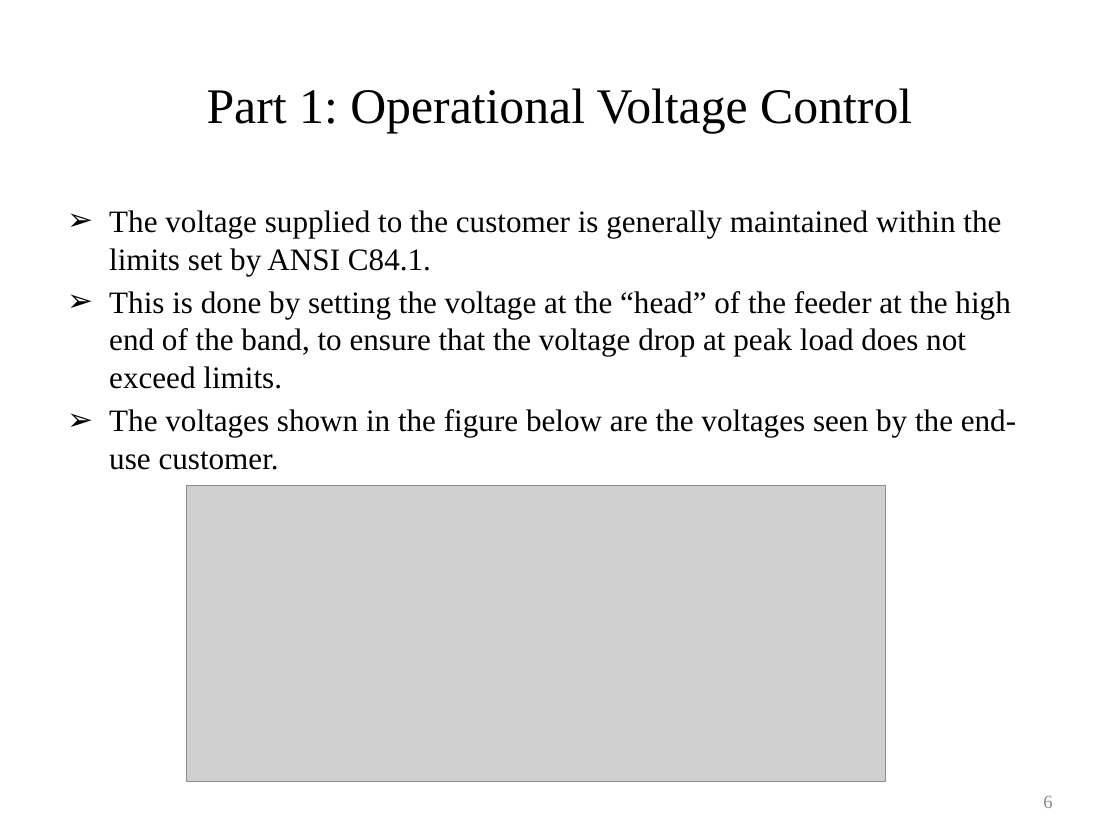
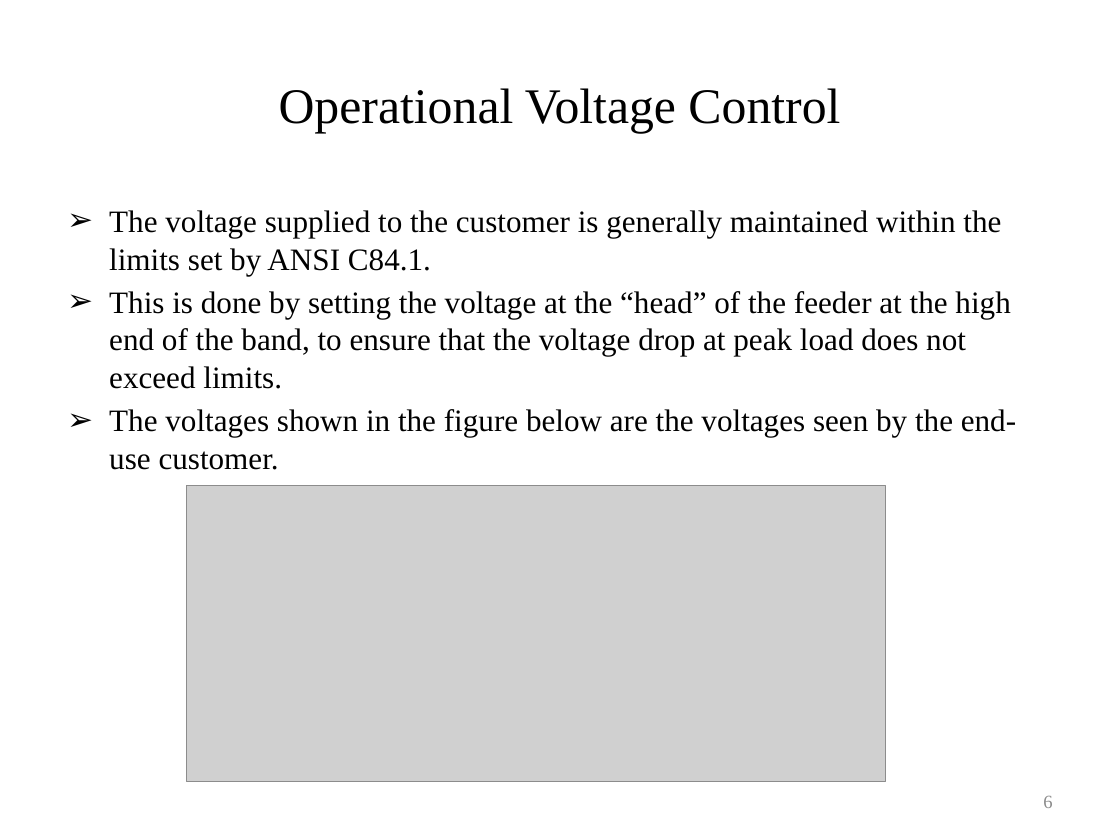
Before and after one commit to gridlab-d/course, a slide deck: slide 6 of University of Washington Class/Module 4 - Voltage control devices.pptx. Drawn at 1120x840 pixels with LibreOffice and Linux fonts; fonts in the diff are those of the drawing; grey boxes stand for pictures. Boxes give left, top, right and bottom in pixels: in the first picture for what was removed or moved away, otherwise in the second. Text is boxed around its words. In the diff, an @@ line names an element or a change of style, - is before the commit and + after.

```diff
--- a/University of Washington Class/Module 4 - Voltage control devices.pptx
+++ b/University of Washington Class/Module 4 - Voltage control devices.pptx
@@ title at (279,88,840,133): text changed @@
-Part 1: Operational Voltage Control
+Operational Voltage Control
```
Also in this commit, not shown: 3 other slides changed, 1 slide added, 1 slide removed, 4 other files.
